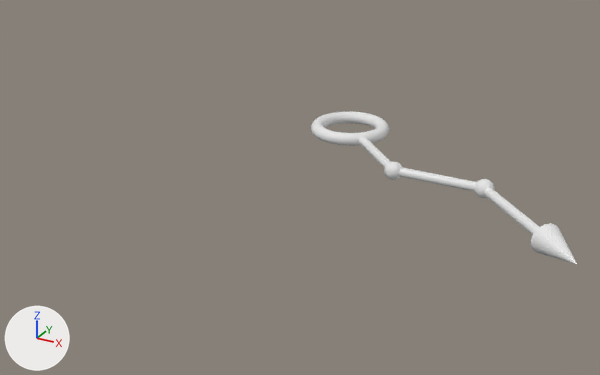
What one commit did to the OBJ model Assets/Modules/Azure/Assets/Arrows/Arrow-121.obj.
Both versions are drawn from a 50 mm lens placed at (4.1, -8.73, 3.42), pointed at (-0.09, -1.1, -0.39). Every picture has the same lights, and +X, +Y and +Z are marked at lower left. Where no turn or scale is listed for an object, it has been applied to the vertices. Vertices at the same position are counted once.

The first picture shows 'Arrow-121'.
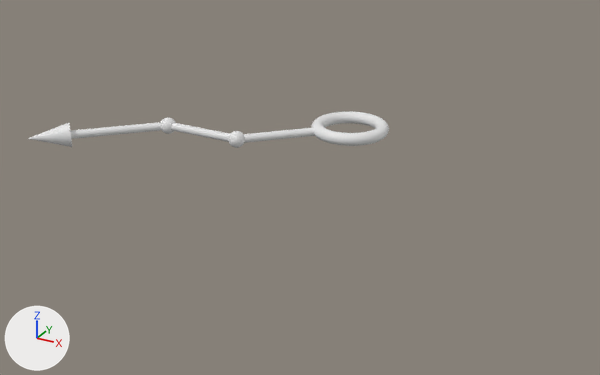
Location of each change, [x1, y1, x2, y2] in pixels of the pictures (600 x 375 px; the box of a moved part takes in the faces that stretch with it):
'Arrow-121', reshaped (36% wider, 76% shorter)
    before: [311, 112, 577, 264]
    after: [28, 112, 389, 148]
part 1 of me_arrow_121, moved or reshaped
    before: [359, 137, 539, 235]
    after: [70, 122, 315, 143]
part 2 of me_arrow_121, moved or reshaped
    before: [531, 224, 577, 264]
    after: [28, 123, 72, 147]
part 3 of me_arrow_121, added
    after: [228, 131, 245, 148]
part 4 of me_arrow_121, added
    after: [161, 118, 176, 134]
part 5 of me_arrow_121, deleted
    before: [475, 179, 494, 198]
part 6 of me_arrow_121, deleted
    before: [384, 161, 402, 180]

What changed in the scene script:
```text
Change me_arrow_121:
    used by ob_arrow_121; location = (0.0, 0.0, 0.0)
    remove me_arrow_121.from_pydata(...)  # 3265 vertices, 3143 faces; spans x -0.47..3.18, y -2.18..0.47, z -0.15..0.15
    add me_arrow_121.from_pydata(...)  # 3263 vertices, 3143 faces; spans x -3.18..0.47, y -2.18..0.47, z -0.15..0.15
    me_arrow_121 part 1: the loose piece of 188 vertices spanning x 0.25..3.04, y -2.04..-0.25, z -0.05..0.05 is turned -180 degrees about the y axis through the mesh origin
    me_arrow_121 part 2: the loose piece of 33 vertices spanning x 2.72..3.18, y -2.18..-1.72, z -0.15..0.15 is turned -180 degrees about the y axis through the mesh origin
    me_arrow_121 part 3: a new loose piece of 1009 vertices spanning x -1.1..-0.9, y -1.1..-0.9, z -0.1..0.1
    me_arrow_121 part 4: a new loose piece of 1009 vertices spanning x -2.1..-1.9, y -1.1..-0.9, z -0.1..0.1
    me_arrow_121 part 5: the loose piece of 1010 vertices spanning x 1.9..2.1, y -1.1..-0.9, z -0.1..0.1 is deleted
    me_arrow_121 part 6: the loose piece of 1010 vertices spanning x 0.9..1.1, y -1.1..-0.9, z -0.1..0.1 is deleted
```
